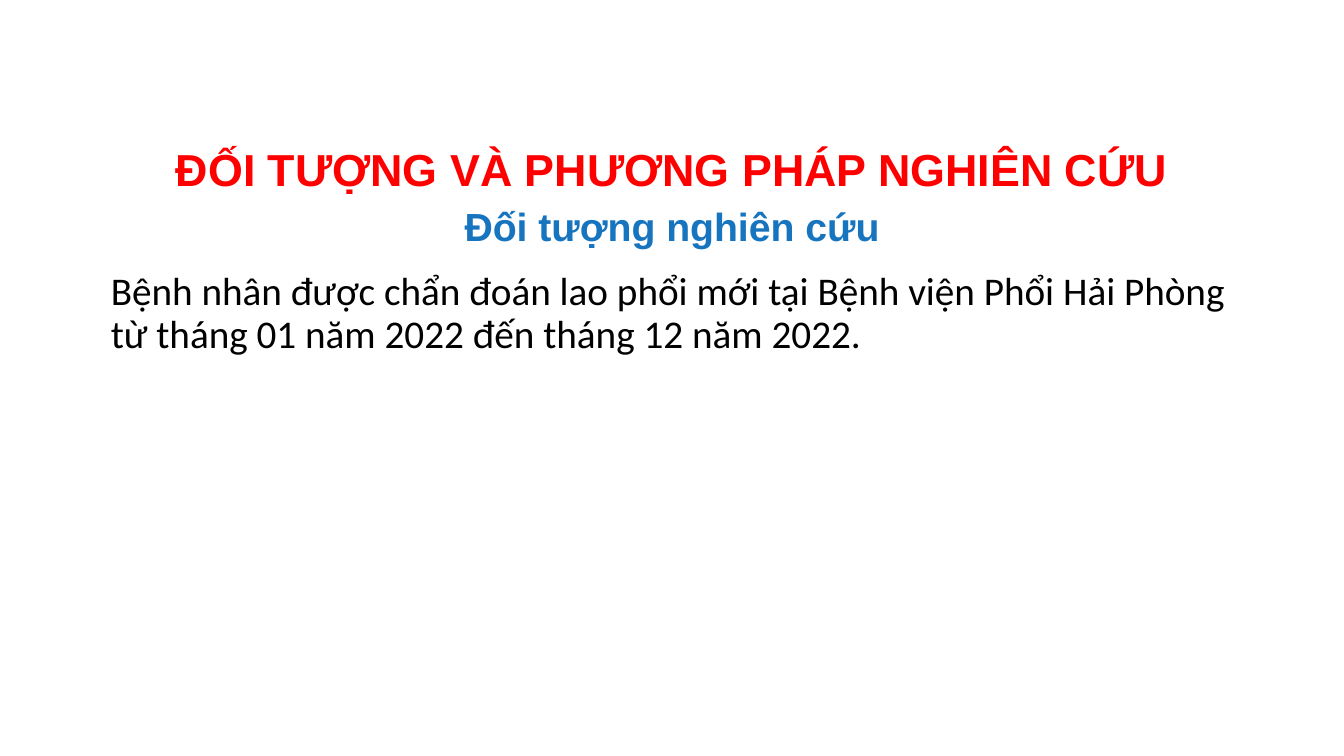
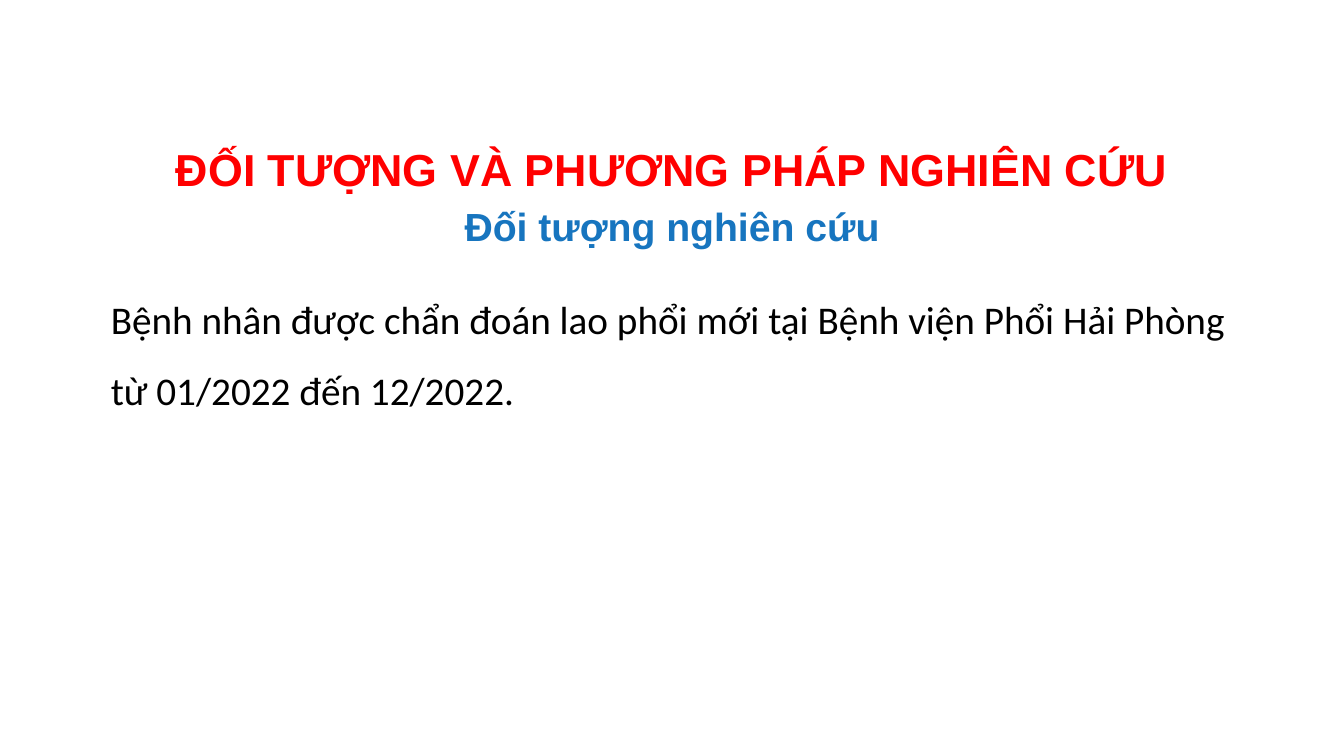
Before and after one commit to MedPocket/HPMUGraduation-thesis, a slide deck: slide 7 of Thuc-trang-va-mot-so-yeu-to-lien-quan-dinh-duong-BN-lao-phoi_Nhat-Nguyen.pptx. Drawn at 1344x756 pixels with LibreOffice and Linux fonts; fonts in the diff are those of the drawing; background and template pictures are left out. Boxes give left, top, right and bottom in pixels: in the first picture for what was removed or moved away, otherwise in the second. Text is boxed around its words. In the diff, an @@ line names an element or a change of style, - is before the commit and + after.

```diff
--- a/Thuc-trang-va-mot-so-yeu-to-lien-quan-dinh-duong-BN-lao-phoi_Nhat-Nguyen.pptx
+++ b/Thuc-trang-va-mot-so-yeu-to-lien-quan-dinh-duong-BN-lao-phoi_Nhat-Nguyen.pptx
@@ text at <box>111,303,1224,407</box>: text changed @@
-Bệnh nhân được chẩn đoán lao phổi mới tại Bệnh viện Phổi Hải Phòng từ tháng 01 năm 2022 đến tháng 12 năm 2022.
+Bệnh nhân được chẩn đoán lao phổi mới tại Bệnh viện Phổi Hải Phòng từ 01/2022 đến 12/2022.
```
Also in this commit, not shown: 24 other slides changed.
